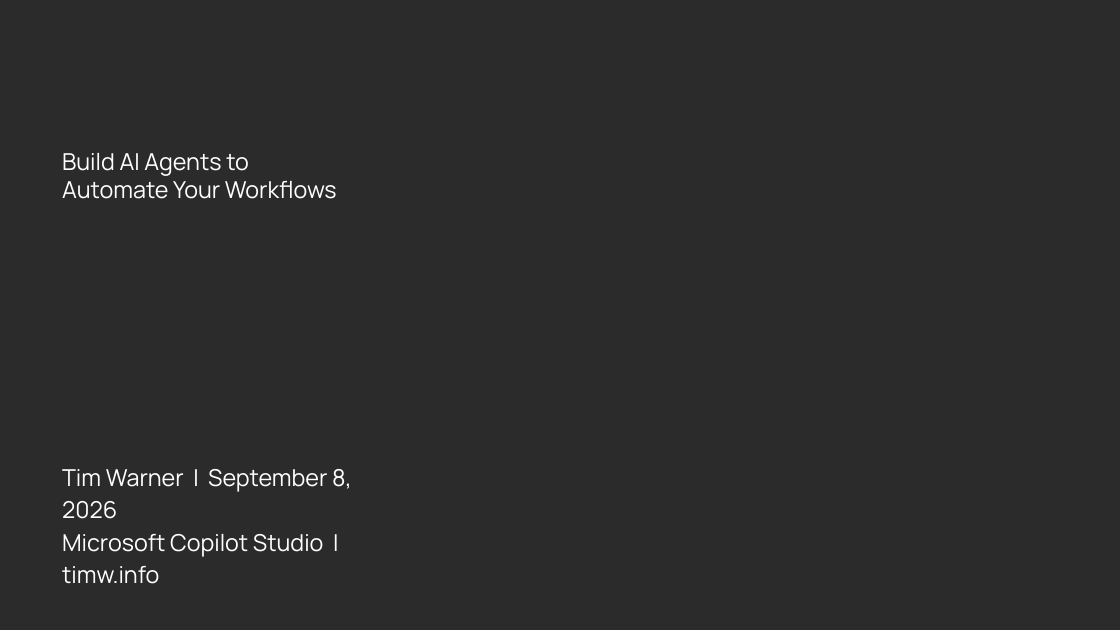
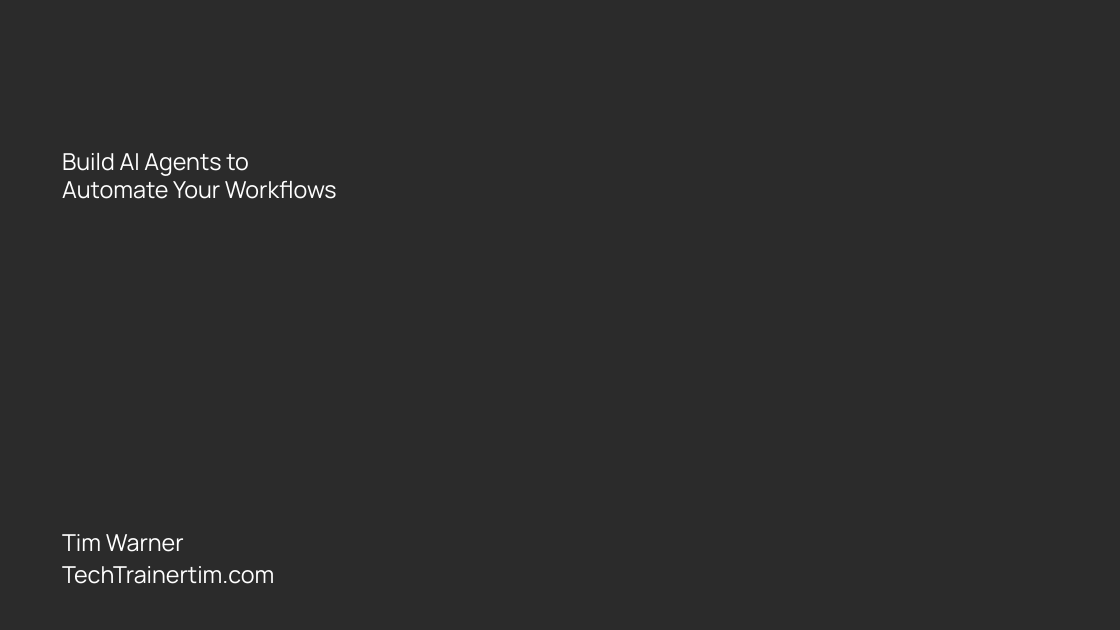
Before and after one commit to timothywarner-org/oreilly-copilot-studio-agents, a slide deck: slide 1 of slides/Warner-CopilotStudio-Agents-2026-09-08.pptx. Drawn at 1120x630 pixels with LibreOffice and Linux fonts; fonts in the diff are those of the drawing; background and template pictures are left out; a plain dark background stands for a picture behind light text. Boxes give left, top, right and bottom in pixels: in the first picture for what was removed or moved away, otherwise in the second. Text is boxed around its words. In the diff, an @@ line names an element or a change of style, - is before the commit and + after.

```diff
--- a/slides/Warner-CopilotStudio-Agents-2026-09-08.pptx
+++ b/slides/Warner-CopilotStudio-Agents-2026-09-08.pptx
@@ subtitle at <box>62,534,274,584</box>: text changed @@
-Tim Warner | September 8, 2026
-Microsoft Copilot Studio | timw.info
+Tim Warner
+TechTrainertim.com
```
Also in this commit, not shown: 2 other slides changed, 6 other files.
